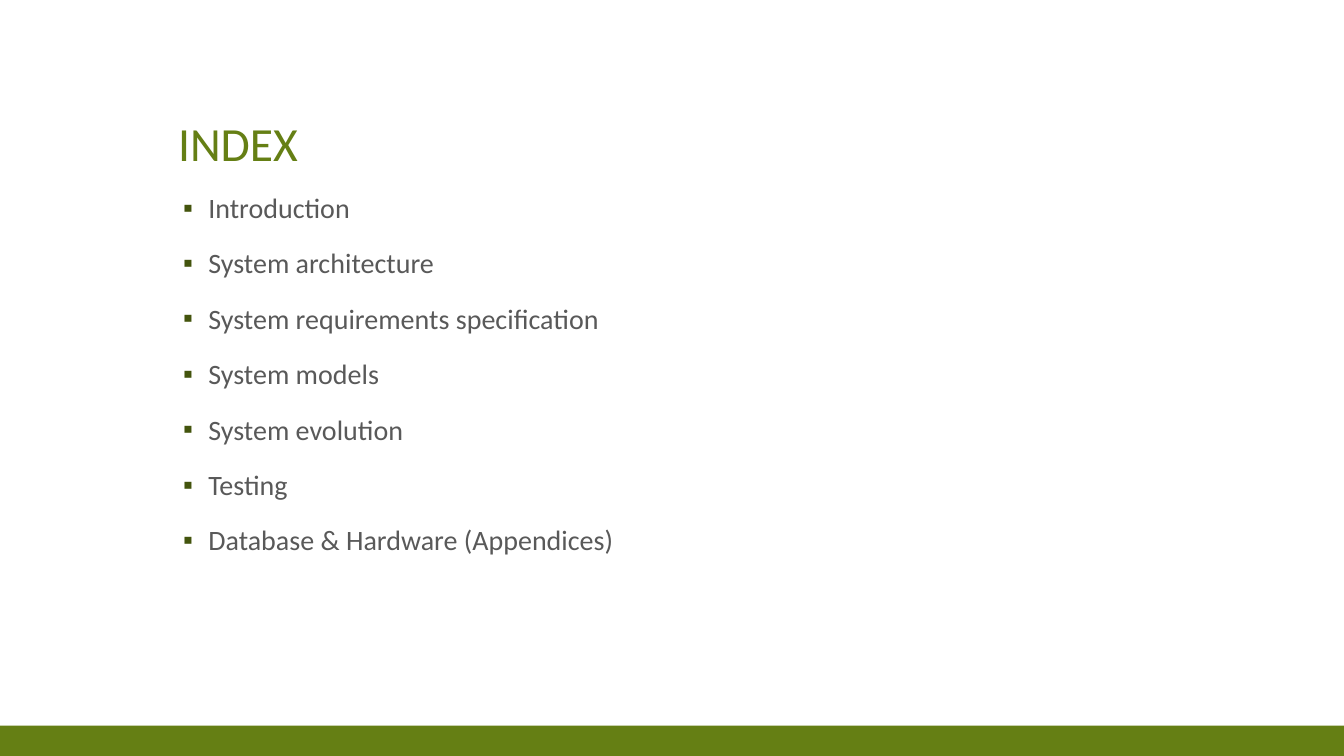
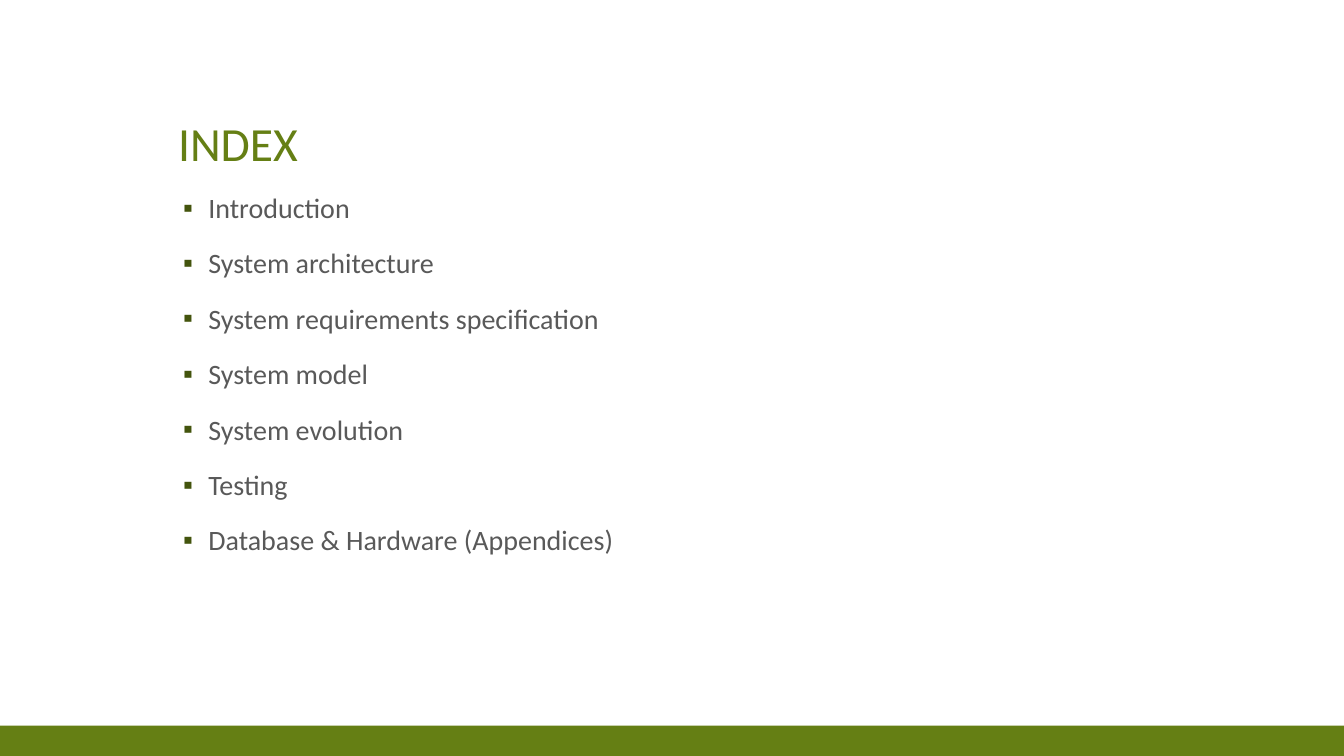
Before and after one commit to res13/ch.bfh.bti7081.s2018.white, a slide deck: slide 2 of doc/task02/Presentation_2.pptx. Drawn at 1344x756 pixels with LibreOffice and Linux fonts; fonts in the diff are those of the drawing. Boxes give left, top, right and bottom in pixels: in the first picture for what was removed or moved away, otherwise in the second. Text is boxed around its words. In the diff, an @@ line names an element or a change of style, - is before the commit and + after.

Commit message:
Added Slides system model

```diff
--- a/doc/task02/Presentation_2.pptx
+++ b/doc/task02/Presentation_2.pptx
@@ text at (208,364,368,389): text changed @@
-▪ System models
+▪ System model
```
Also in this commit, not shown: 1 other slide changed, 1 slide added.
